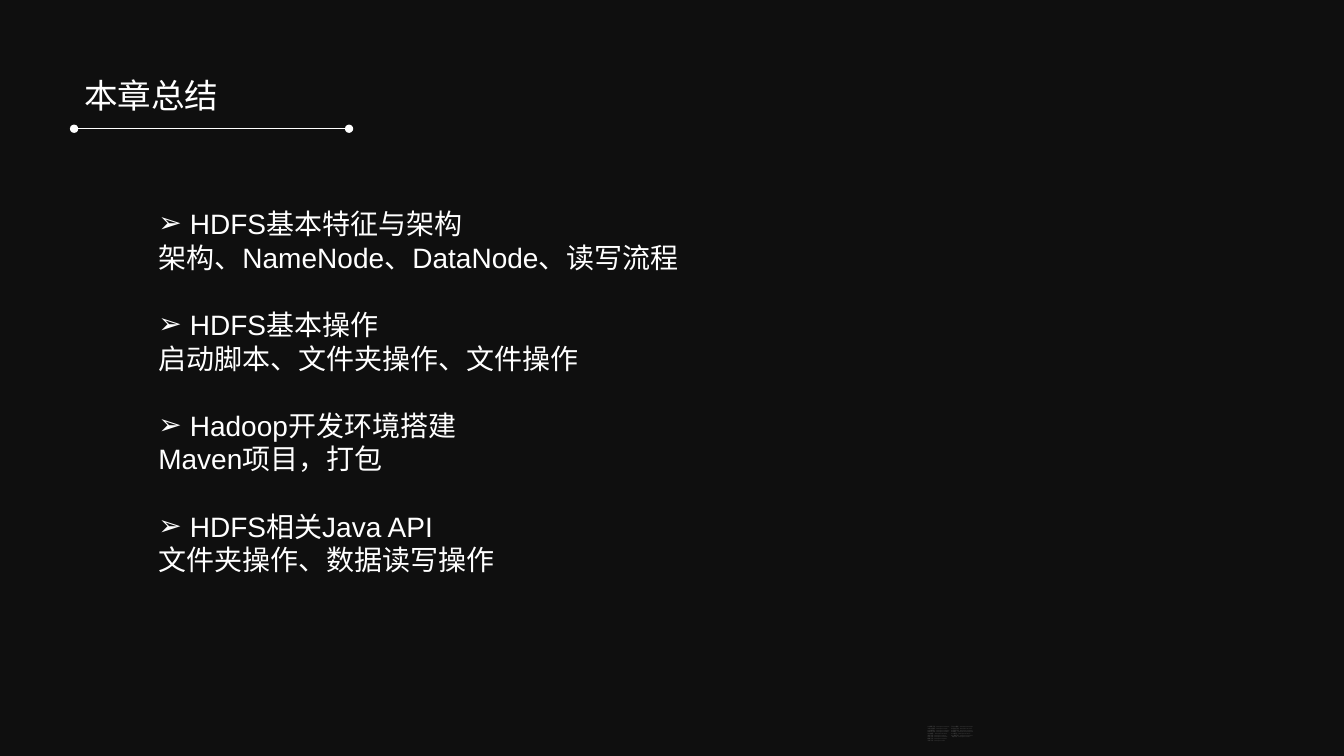
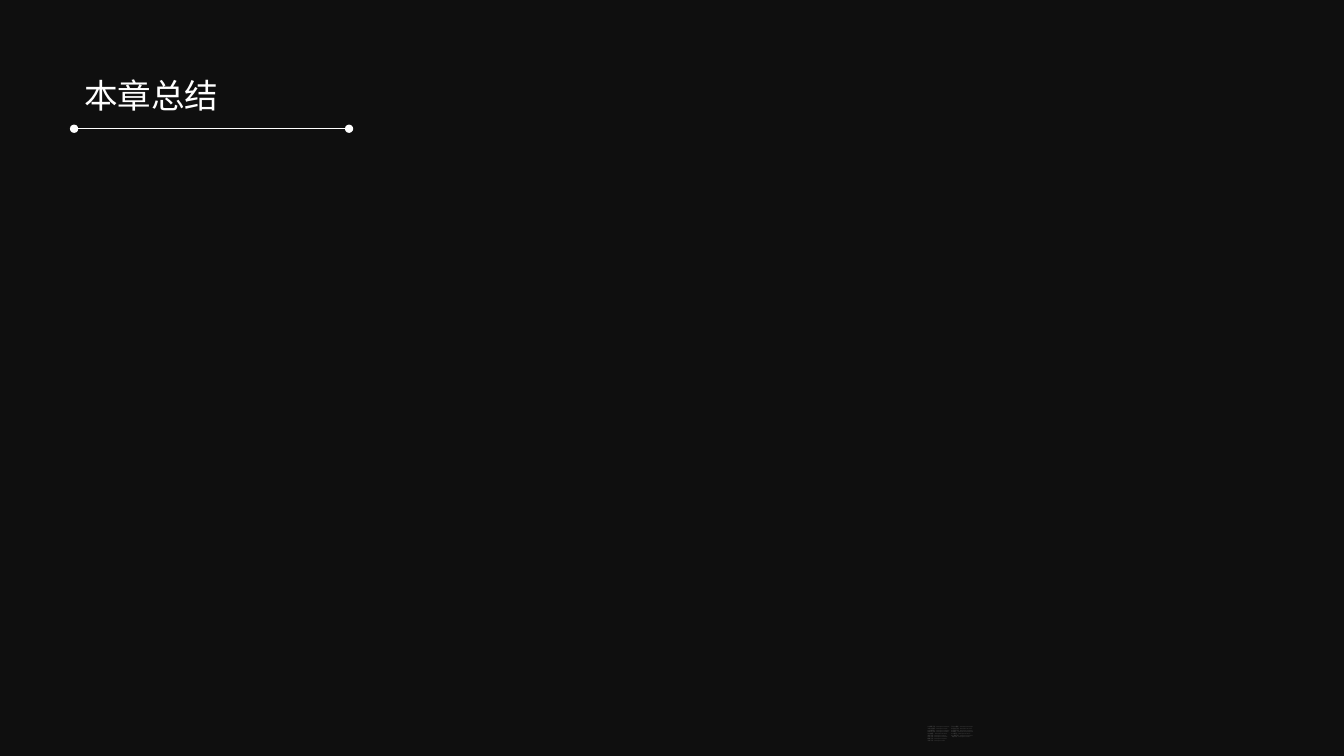
Before and after one commit to refuil/hadoopAction, a slide deck: slide 21 of 第六章 Hadoop生态圈Hive.pptx. Drawn at 1344x756 pixels with LibreOffice and Linux fonts; fonts in the diff are those of the drawing; background and template pictures are left out; a plain dark background stands for a picture behind light text. Boxes give left, top, right and bottom in pixels: in the first picture for what was removed or moved away, otherwise in the second. Text is boxed around its words. In the diff, an @@ line names an element or a change of style, - is before the commit and + after.

```diff
--- a/第六章 Hadoop生态圈Hive.pptx
+++ b/第六章 Hadoop生态圈Hive.pptx
@@ text removed at <box>158,212,679,573</box> @@
-➢ HDFS基本特征与架构
-架构、NameNode、DataNode、读写流程
-➢ HDFS基本操作
-启动脚本、文件夹操作、文件操作
-➢ Hadoop开发环境搭建
-Maven项目，打包
-➢ HDFS相关Java API
-文件夹操作、数据读写操作
```
Also in this commit, not shown: 19 other files.
